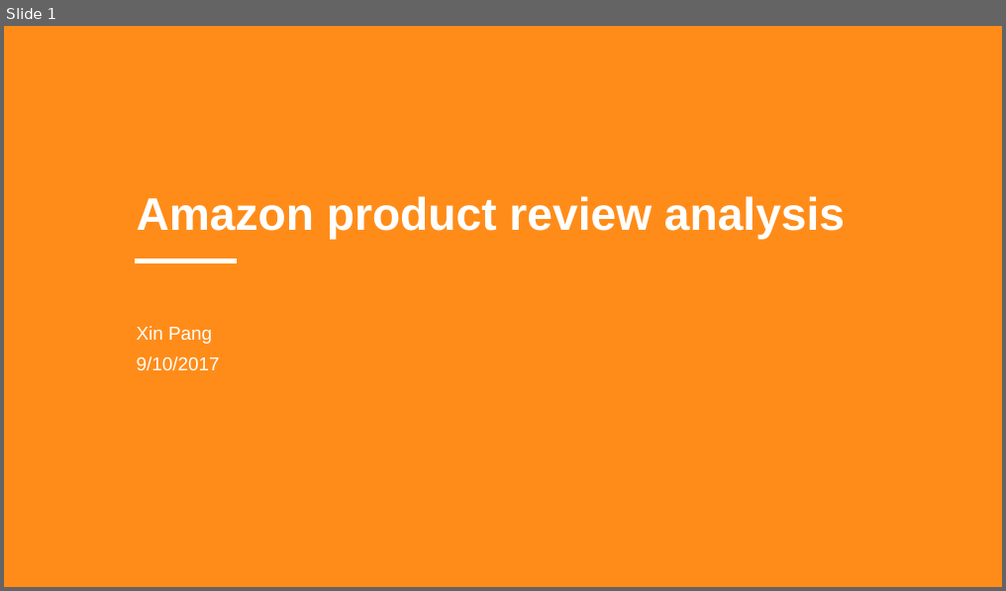
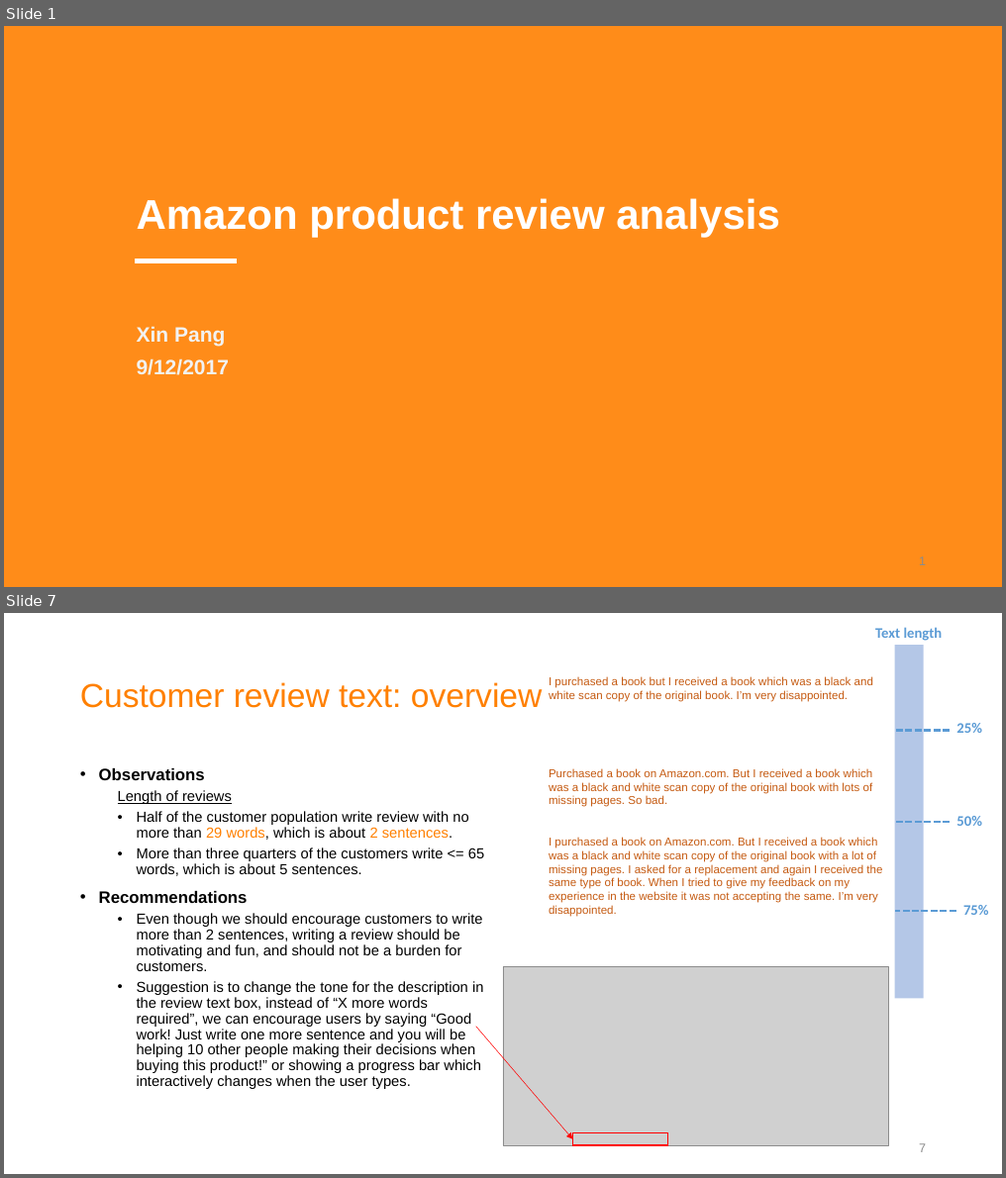
Before and after one commit to joyceXD/product-review, a slide deck: presentation/Product review analysis.pptx. Shown one above the other, each under a label of ours: slide 1 before the commit, slides 1 and 7 after it; the slides between them are not shown. The pictures are 1006x591 and 1006x1178 pixels, drawn with LibreOffice and Linux fonts; fonts in the diff are those of the drawing; grey boxes stand for pictures. Boxes give left, top, right and bottom in pixels: in the first picture for what was removed or moved away, otherwise in the second. Text is boxed around its words. In the diff, an @@ line names an element or a change of style, - is before the commit and + after.

```diff
--- a/presentation/Product review analysis.pptx
+++ b/presentation/Product review analysis.pptx
@@ slide 7 added at [4, 613, 1002, 1174], background #FFFFFF @@
@@ text added at [875, 627, 943, 641], 14 pt, text #5B9BD5, bold @@
+Text length
@@ rectangle added at [895, 646, 924, 998], fill #B4C7E7 @@
@@ title added at [80, 682, 543, 708], 32 pt, text #FF8000 @@
+Customer review text: overview
@@ text added at [548, 676, 873, 702], 11 pt, text #C55A11 @@
+I purchased a book but I received a book which was a black and white scan copy of the original book. I’m very disappointed.
@@ line added from (949, 731) to (895, 731), #5B9BD5 2.25 pt dashed @@
@@ text added at [956, 723, 982, 733], 14 pt, text #5B9BD5, bold @@
+25%
@@ text added at [99, 768, 484, 1089], 14 pt, text #000000 @@
+• Observations
+  Length of reviews
+  • Half of the customer population write review with no more than 29 words, which is about 2 sentences.
+  • More than three quarters of the customers write <= 65 words, which is about 5 sentences.
+• Recommendations
+  • Even though we should encourage customers to write more than 2 sentences, writing a review should be motivating and fun, and should not be a burden for customers.
+  • Suggestion is to change the tone for the description in the review text box, instead of “X more words required”, we can encourage users by saying “Good work! Just write one more sentence and you will be helping 10 other people making their decisions when buying this product!” or showing a progress bar which interactively changes when the user types.
@@ text added at [548, 768, 873, 807], 11 pt, text #C55A11 @@
+Purchased a book on Amazon.com. But I received a book which was a black and white scan copy of the original book with lots of missing pages. So bad.
@@ text added at [956, 816, 982, 826], 14 pt, text #5B9BD5, bold @@
+50%
@@ text added at [548, 837, 882, 917], 11 pt, text #C55A11 @@
+I purchased a book on Amazon.com. But I received a book which was a black and white scan copy of the original book with a lot of missing pages. I asked for a replacement and again I received the same type of book. When I tried to give my feedback on my experience in the website it was not accepting the same. I’m very disappointed.
@@ line added from (949, 822) to (895, 822), #5B9BD5 2.25 pt dashed @@
@@ text added at [963, 905, 989, 915], 14 pt, text #5B9BD5, bold @@
+75%
@@ line added from (956, 911) to (895, 911), #5B9BD5 2.25 pt dashed @@
@@ picture added at [503, 967, 889, 1146] @@
@@ arrow added from (476, 1026) to (573, 1140), #FF0000 0.5 pt @@
@@ rectangle added at [573, 1134, 668, 1146], outline #FF0000 1 pt @@
@@ page number added at [919, 1144, 926, 1153], 12 pt, text #8C8C8C @@
+7
@@ slide 1 changed as well @@
@@ title "Amazon product review analysis" at [137, 198, 780, 237]: size 44 to 40 pt @@
@@ subtitle at [137, 326, 225, 347]: size 18 to 20 pt, text colour #FFFFFF to #F2F2F2, bold on in "Xin Pang" @@
@@ subtitle at [137, 359, 229, 375]: text changed; size 18 to 20 pt; text colour #FFFFFF to #F2F2F2; bold on @@
-9/10/2017
+9/12/2017
@@ page number added at [919, 557, 926, 566], 12 pt, text #8C8C8C @@
+1
```
Also in this commit, not shown: 4 other slides changed, 7 other slides added, 2 slides removed, 10 other files.
